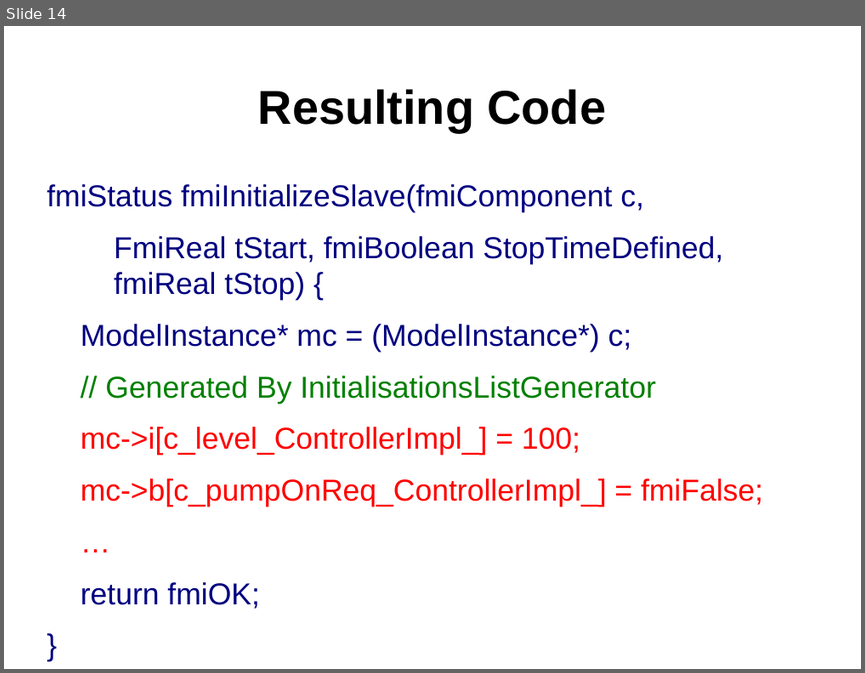
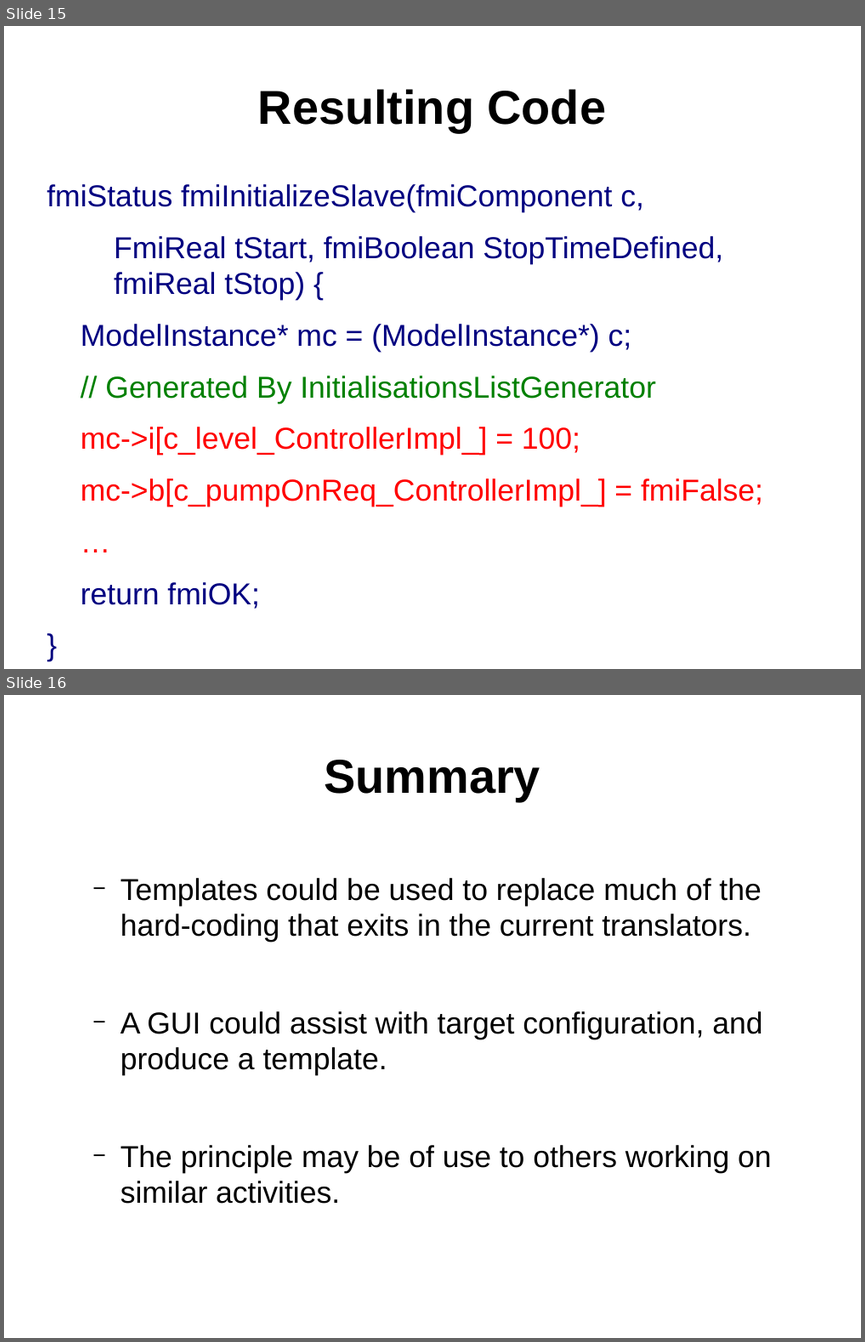
Before and after one commit to weetmuts/rodin-b-sharp-iUML_B_Utils, a slide deck: work/store/Writing/InterfaceTemplatesPaper(acceptedABZ2014)/presentation/templates.odp. Shown one above the other, each under a label of ours: slide 14 before the commit, slides 15 and 16 after it. The pictures are 865x673 and 865x1342 pixels, drawn with LibreOffice and Linux fonts; fonts in the diff are those of the drawing. Boxes give left, top, right and bottom in pixels: in the first picture for what was removed or moved away, otherwise in the second. Text is boxed around its words. In the diff, an @@ line names an element or a change of style, - is before the commit and + after.

```diff
--- a/work/store/Writing/InterfaceTemplatesPaper(acceptedABZ2014)/presentation/templates.odp
+++ b/work/store/Writing/InterfaceTemplatesPaper(acceptedABZ2014)/presentation/templates.odp
@@ slide 16 added at <box>4,695,861,1338</box>, background #FFFFFF @@
@@ title added at <box>324,760,540,801</box>, 44 pt, text #000000, bold @@
+Summary
@@ text added at <box>120,878,772,1203</box>, 28 pt, text #000000 @@
+  − Templates could be used to replace much of the hard-coding that exits in the current translators.
+  − A GUI could assist with target configuration, and produce a template.
+  − The principle may be of use to others working on similar activities.
@@ what was slide 14 is now slide 15 @@
```
Also in this commit, not shown: 6 slides changed, 2 other slides added, 1 slide removed.
